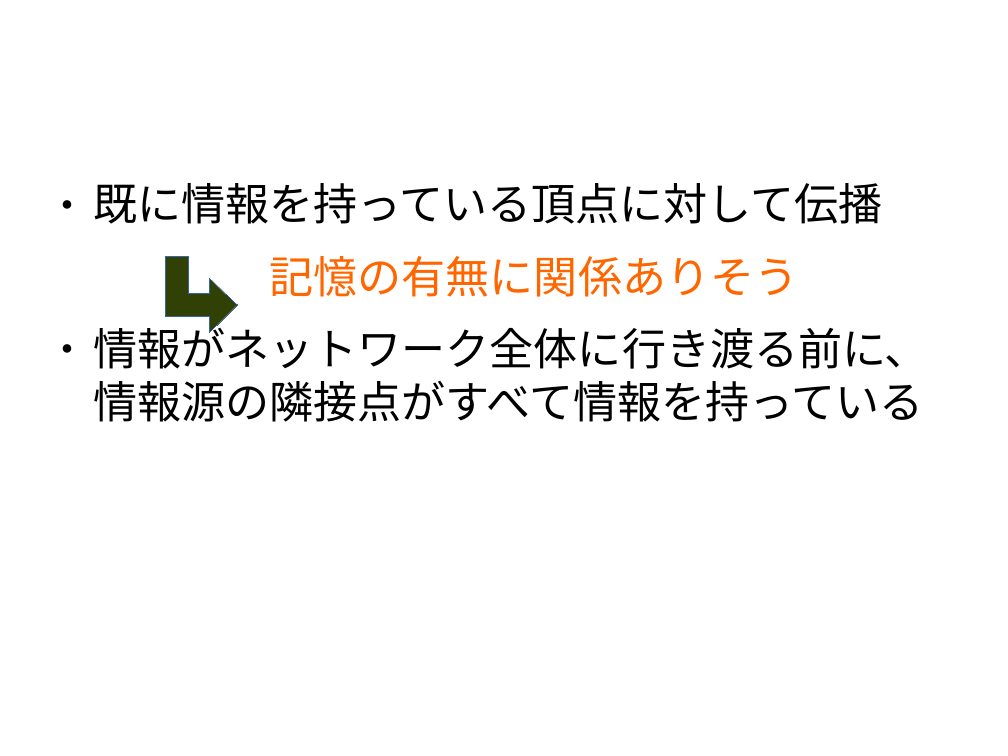
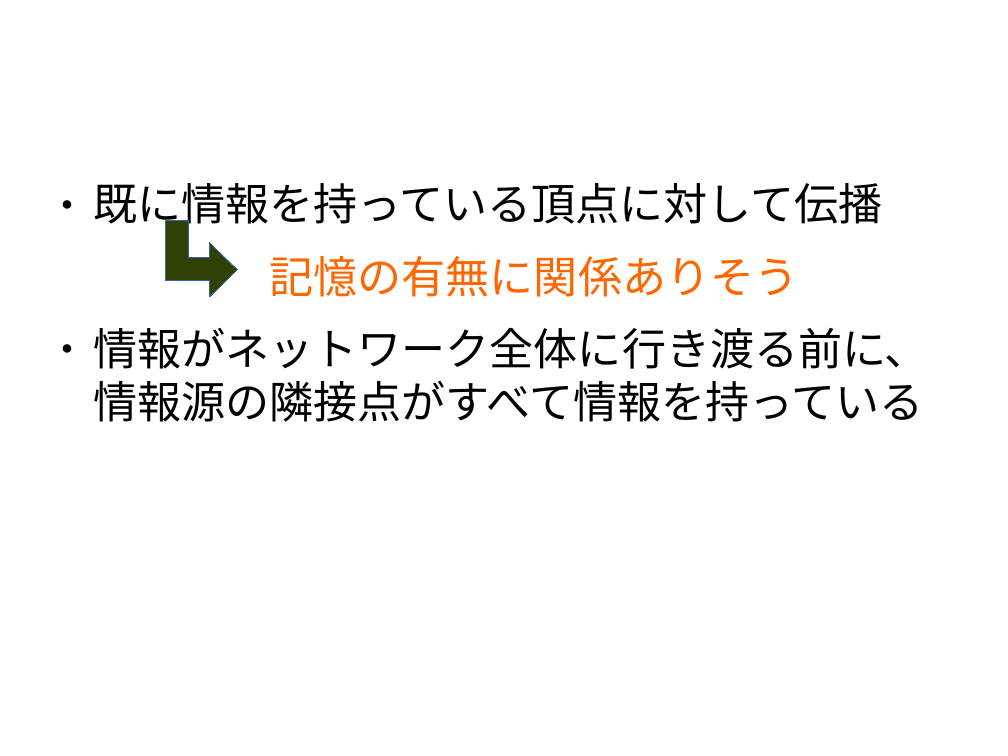
Before and after one commit to awesomest/NetWork_g-2015, a slide deck: slide 29 of 中間発表.odp. Drawn at 1008x756 pixels with LibreOffice and Linux fonts; fonts in the diff are those of the drawing; background and template pictures are left out. Boxes give left, top, right and bottom in pixels: in the first picture for what was removed or moved away, otherwise in the second. Text is boxed around its words. In the diff, an @@ line names an element or a change of style, - is before the commit and + after.

```diff
--- a/中間発表.odp
+++ b/中間発表.odp
@@ freeform shape moved from (x1=166, y1=257, x2=238, y2=333) to (x1=166, y1=221, x2=238, y2=297) @@
```
Also in this commit, not shown: 5 other slides changed, 4 slides added, 1 slide removed.
